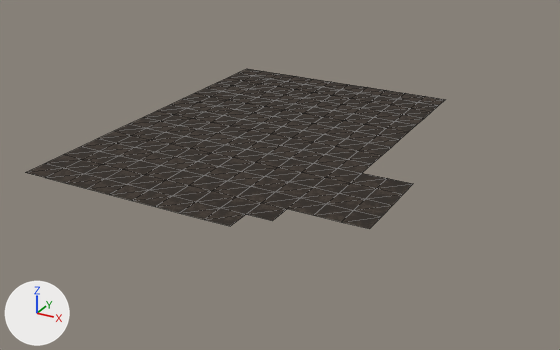
The glTF model Assets/3D/CaveCamp/floor_0_-12.glb as it was, and as the next commit left it.
Camera for both pictures: a 50 mm camera at (82.4, 631.2, 46.2) aimed at (26.2, 733.4, -5.0). Every picture has the same lights, and +X, +Y and +Z are marked at lower left. The first picture is the older version. Mesh edges are drawn as thin lines. Vertices at exactly the same position are counted once.

Before the edit, the objects in view are built like this:
```python
me_floor_0__12 = bpy.data.meshes.new('floor_0_-12')
me_floor_0__12.from_pydata(...)  # 211 vertices, 362 faces; spans x -2.0..50.0, y 706.0..770.0, z 0.0
me_floor_0__12.materials.append(mat_floor_0__12)
ob_floor_0__12 = bpy.data.objects.new('floor_0_-12', me_floor_0__12)
ob_floor_0__12.location = (0.0, 0.0, 0.0)
```
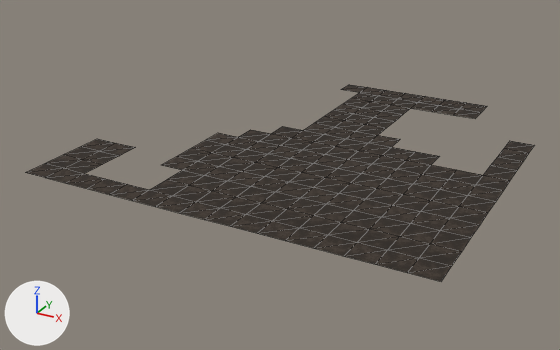
Boxes (x1, y1, x2, y2) around the edits, measured in the pictures (560 x 350 px):
'floor_0_-12', reshaped (21% wider, 23% taller)
    before: (26, 69, 445, 229)
    after: (26, 85, 534, 282)
part 1 of me_floor_0__12, deleted
    before: (85, 69, 359, 190)
part 2 of me_floor_0__12, built on
    before: (379, 108, 431, 139)
    after: (231, 100, 534, 282)

The change, as a diff of the scene's bpy script:
```diff
--- a/Assets/3D/CaveCamp/floor_0_-12.glb.py
+++ b/Assets/3D/CaveCamp/floor_0_-12.glb.py
@@ me_floor_0__12 @@
 # used by ob_floor_0__12; location = (0.0, 0.0, 0.0)
-me_floor_0__12.from_pydata(...)  # 211 vertices, 362 faces; spans x -2.0..50.0, y 706.0..770.0, z 0.0
+me_floor_0__12.from_pydata(...)  # 188 vertices, 286 faces; spans x -2.0..62.0, y 706.0..770.0, z 0.0
+# me_floor_0__12 part 1
+# 74 vertices are removed from x -2.0..22.0, y 714.0..770.0, z 0.0
+# 158 faces are deleted
+# me_floor_0__12 part 2
+# 3 vertices are removed from x 42.0, y 750.0..758.0, z 0.0
+# 8 faces are deleted
+# 13 vertices are added at x 50.0..62.0, y 706.0..754.0, z 0.0
+# 13 new vertices lie (4.0, 0.0, 0.0) away from vertices in x 34.0..50.0, y 706.0..770.0, z 0.0
+# 13 new vertices lie (4.0, 0.0, 0.0) away from vertices in x 38.0..54.0, y 706.0..770.0, z 0.0
+# 9 new vertices lie (4.0, 0.0, 0.0) away from vertices in x 42.0..58.0, y 706.0..738.0, z 0.0
+# 6 new vertices lie (4.0, 0.0, 0.0) away from vertices in x 58.0, y 706.0..754.0, z 0.0
+# 90 new faces join them
 me_floor_0__12.materials.append(mat_floor_0__12)
```
